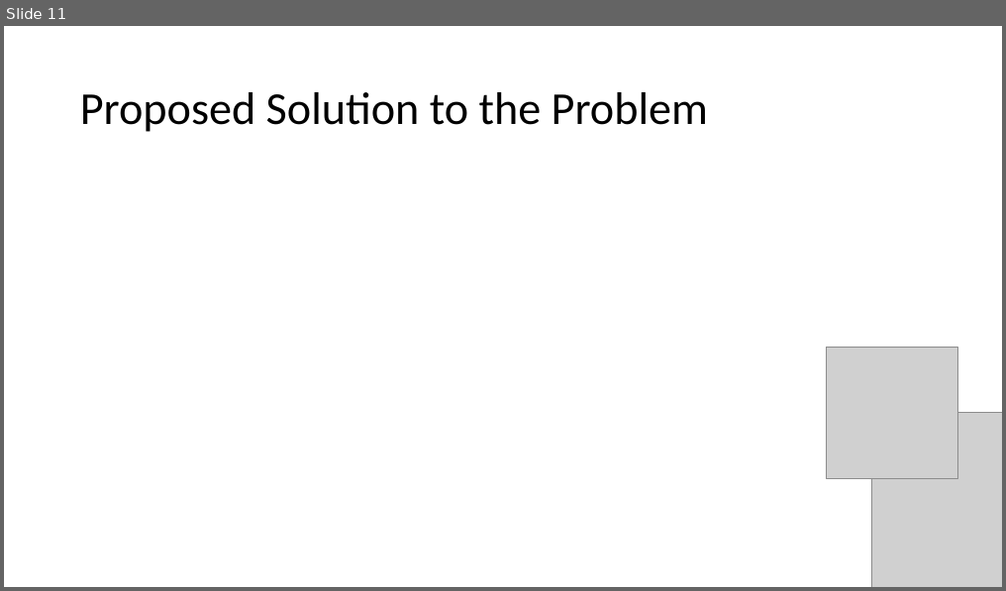
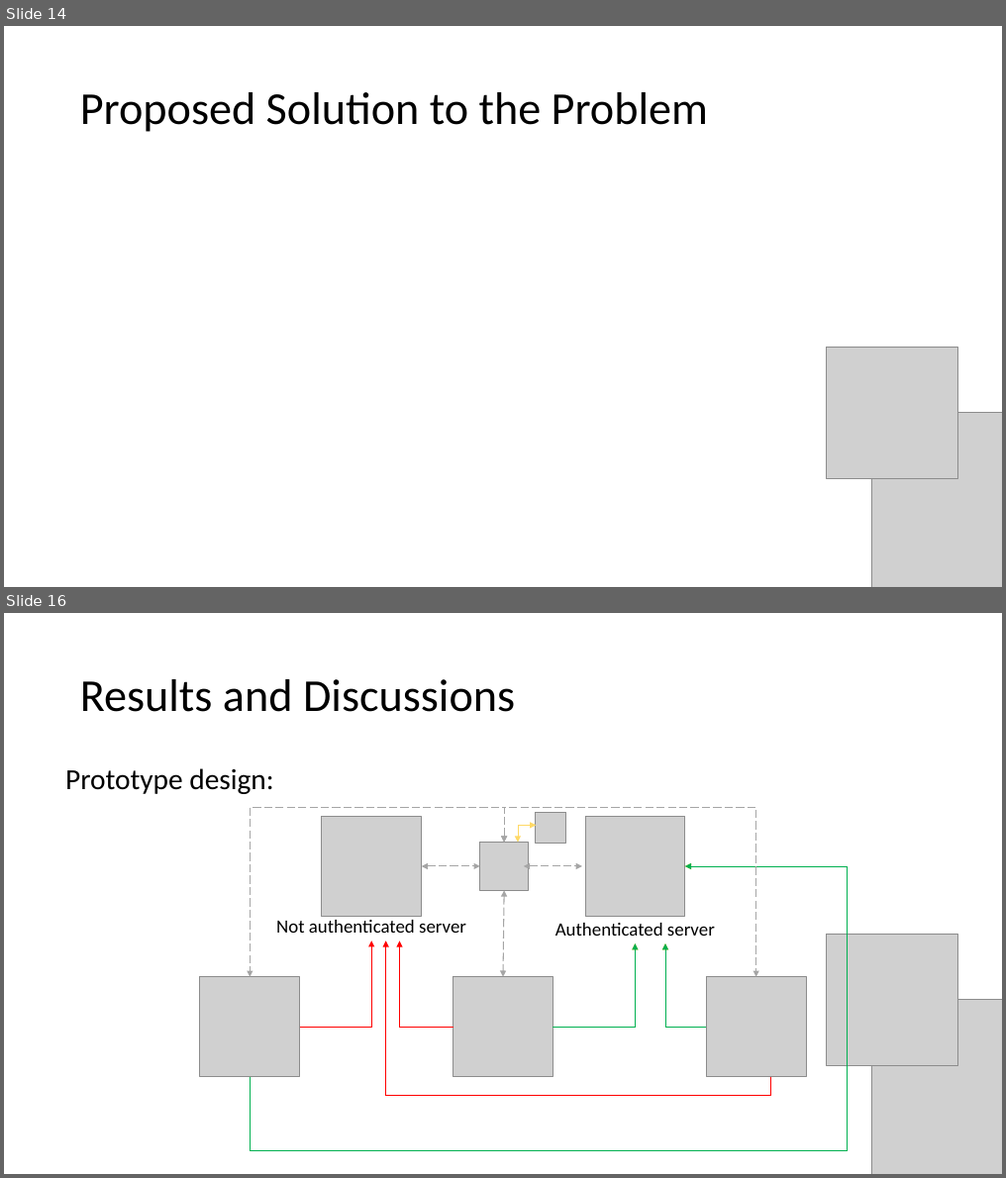
Before and after one commit to seans888/Project---Automate-Election, a slide deck: Documentation/Research Paper/CSPROJ Presentation.pptx. Shown one above the other, each under a label of ours: slide 11 before the commit, slides 14 and 16 after it; the slides between them are not shown. The pictures are 1006x591 and 1006x1178 pixels, drawn with LibreOffice and Linux fonts; fonts in the diff are those of the drawing; grey boxes stand for pictures. Boxes give left, top, right and bottom in pixels: in the first picture for what was removed or moved away, otherwise in the second. Text is boxed around its words. In the diff, an @@ line names an element or a change of style, - is before the commit and + after.

```diff
--- a/Documentation/Research Paper/CSPROJ Presentation.pptx
+++ b/Documentation/Research Paper/CSPROJ Presentation.pptx
@@ slide 16 added at box(4, 613, 1002, 1174), background #FFFFFF @@
@@ title added at box(80, 679, 515, 712), 44 pt, text #000000 @@
+Results and Discussions
@@ text added at box(65, 768, 273, 794), 28 pt, text #000000 @@
+Prototype design:
@@ elbow double arrow added from (504, 842) to (250, 977), #A5A5A5 1 pt dashed @@
@@ picture added at box(322, 817, 421, 916) @@
@@ elbow double arrow added from (504, 842) to (756, 977), #A5A5A5 1 pt dashed @@
@@ picture added at box(536, 812, 567, 844) @@
@@ picture added at box(585, 817, 684, 916) @@
@@ picture added at box(480, 842, 528, 890) @@
@@ elbow double arrow added from (519, 842) to (537, 826), #FFD966 0.5 pt @@
@@ elbow arrow added from (250, 1077) to (685, 866), #FFC000 0.5 pt @@
@@ elbow arrow added from (250, 1077) to (685, 866), #00B050 0.5 pt @@
@@ double arrow added from (422, 866) to (480, 866), #A5A5A5 1 pt dashed @@
@@ double arrow added from (524, 866) to (582, 866), #A5A5A5 1 pt dashed @@
@@ double arrow added from (504, 891) to (503, 977), #A5A5A5 1 pt dashed @@
@@ text added at box(276, 920, 466, 933), 18 pt, text #000000 @@
+Not authenticated server
@@ text added at box(555, 923, 715, 936), 18 pt, text #000000 @@
+Authenticated server
@@ picture added at box(827, 934, 958, 1065) @@
@@ elbow arrow added from (300, 1027) to (371, 941), #FF0000 0.5 pt @@
@@ elbow arrow added from (770, 1077) to (386, 941), #FF0000 0.5 pt @@
@@ elbow arrow added from (453, 1027) to (399, 941), #FF0000 0.5 pt @@
@@ elbow arrow added from (552, 1027) to (635, 944), #FFC000 0.5 pt @@
@@ elbow arrow added from (552, 1027) to (635, 944), #00B050 0.5 pt @@
@@ elbow arrow added from (706, 1027) to (665, 944), #FFC000 0.5 pt @@
@@ elbow arrow added from (706, 1027) to (665, 944), #00B050 0.5 pt @@
@@ picture added at box(200, 977, 300, 1076) @@
@@ picture added at box(453, 977, 552, 1076) @@
@@ picture added at box(706, 977, 806, 1076) @@
@@ picture added at box(871, 1000, 1002, 1174) @@
@@ what was slide 11 is now slide 14 @@
```
Also in this commit, not shown: 1 slide changed, 5 other slides added, 2 other files.
